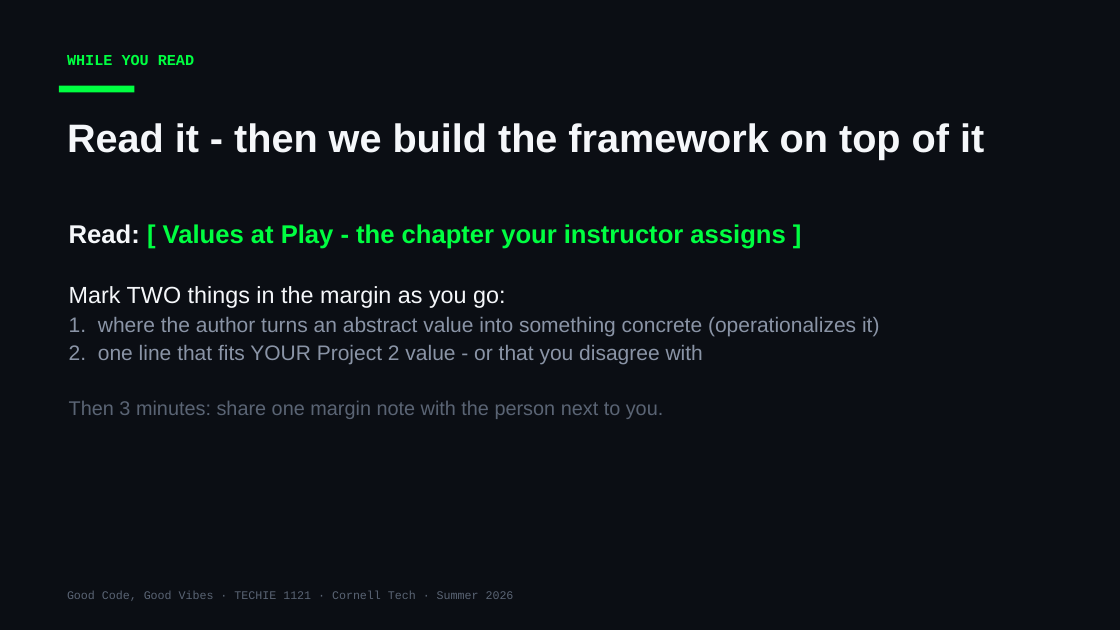
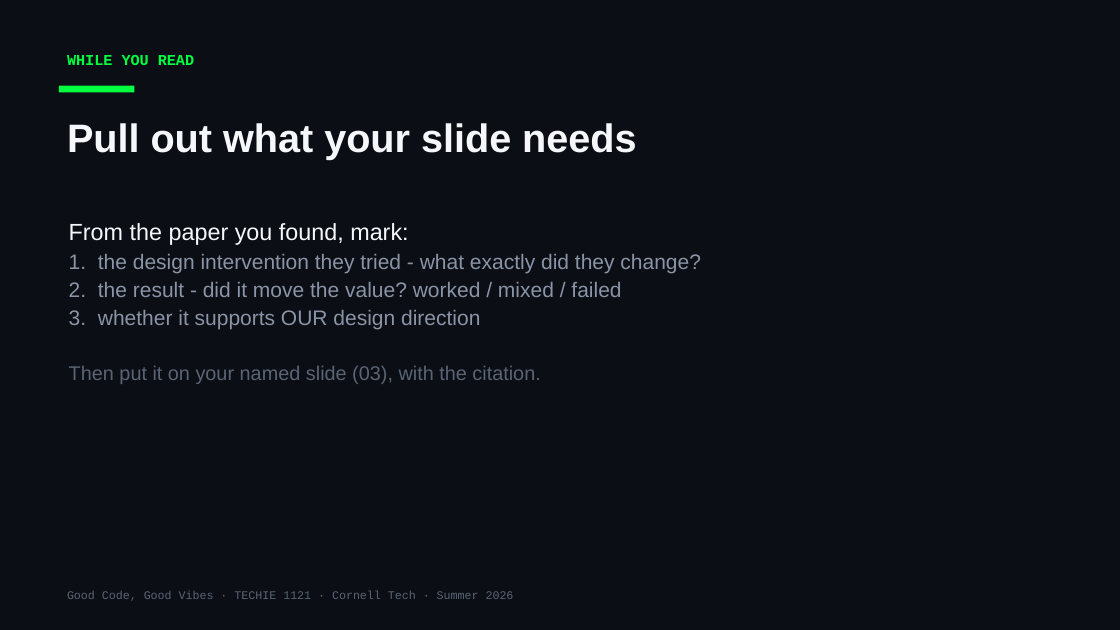
Before and after one commit to Cornell-Tech-Vibe-Coding-Summer-2026/website, a slide deck: slide 35 of slides/Week3-Tue-User-Testing-II.pptx (slide 12 before the commit). Drawn at 1120x630 pixels with LibreOffice and Linux fonts; fonts in the diff are those of the drawing. Boxes give left, top, right and bottom in pixels: in the first picture for what was removed or moved away, otherwise in the second. Text is boxed around its words. In the diff, an @@ line names an element or a change of style, - is before the commit and + after.

```diff
--- a/slides/Week3-Tue-User-Testing-II.pptx
+++ b/slides/Week3-Tue-User-Testing-II.pptx
@@ text at [67,123,636,160]: text changed @@
-Read it - then we build the framework on top of it
+Pull out what your slide needs
@@ text at [69,223,701,384]: text changed @@
-Read: [ Values at Play - the chapter your instructor assigns ]
-Mark TWO things in the margin as you go:
-1. where the author turns an abstract value into something concrete (operationalizes it)
-2. one line that fits YOUR Project 2 value - or that you disagree with
-Then 3 minutes: share one margin note with the person next to you.
+From the paper you found, mark:
+1. the design intervention they tried - what exactly did they change?
+2. the result - did it move the value? worked / mixed / failed
+3. whether it supports OUR design direction
+Then put it on your named slide (03), with the citation.
```
Also in this commit, not shown: 1 other slide changed, 1 slide added, 1 other file.
